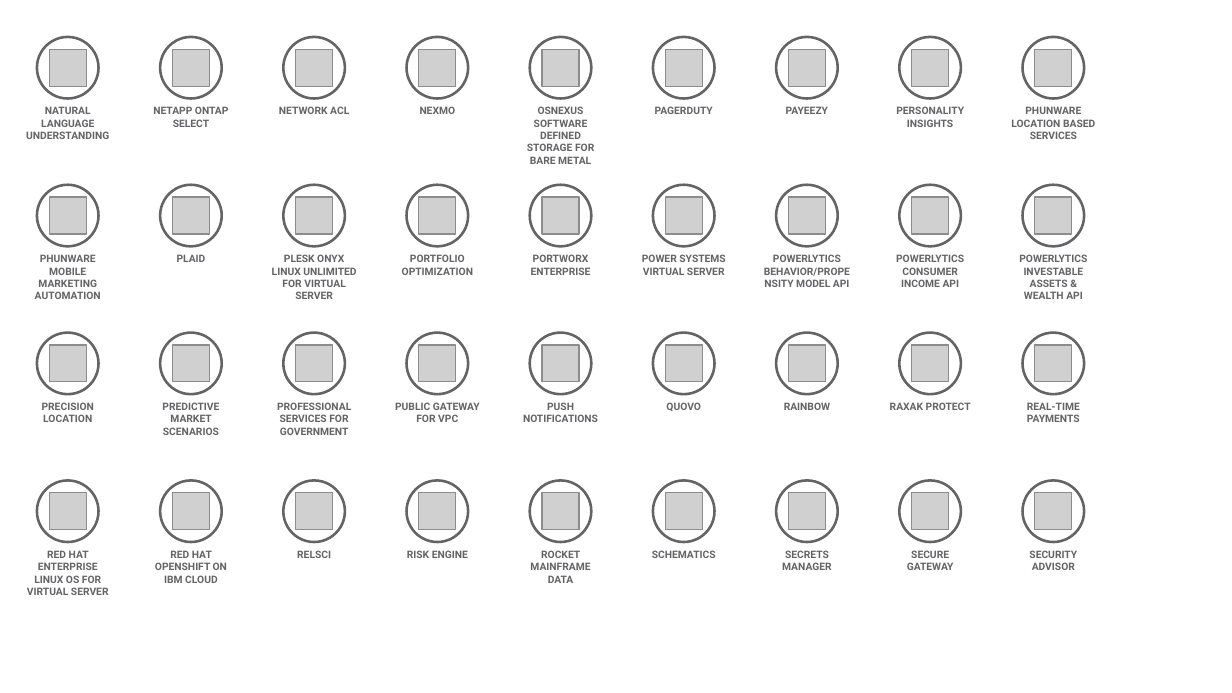
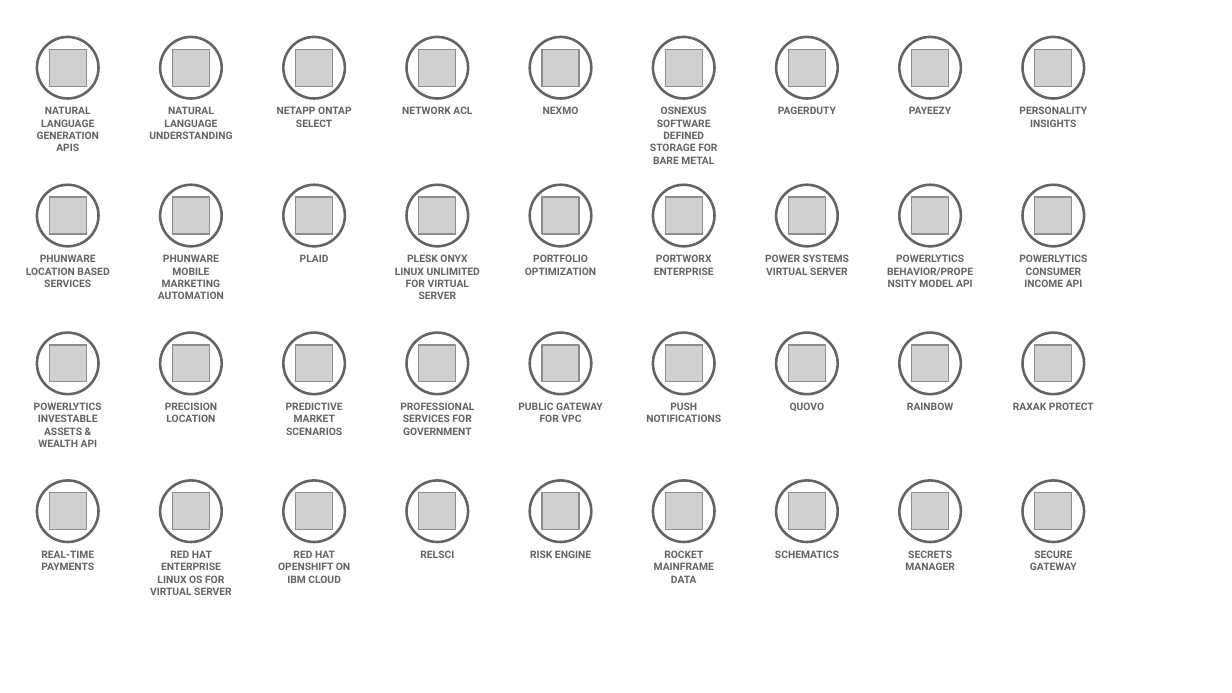
Before and after one commit to l2fprod/myarchitecture, a slide deck: slide 7 of mycatalog-architecture-diagram-template.pptx. Drawn at 1232x693 pixels with LibreOffice and Linux fonts; fonts in the diff are those of the drawing; grey boxes stand for pictures. Boxes give left, top, right and bottom in pixels: in the first picture for what was removed or moved away, otherwise in the second. Text is boxed around its words. In the diff, an @@ line names an element or a change of style, - is before the commit and + after.

```diff
--- a/mycatalog-architecture-diagram-template.pptx
+++ b/mycatalog-architecture-diagram-template.pptx
@@ text at [37, 106, 99, 151]: text changed @@
-NATURAL LANGUAGE UNDERSTANDING
+NATURAL LANGUAGE GENERATION APIS
@@ text added at [149, 106, 232, 139], 6 pt, text #646365, bold @@
+NATURAL LANGUAGE UNDERSTANDING
@@ text "PHUNWARE LOCATION BASED SERVICES": place and size @@
-text "PHUNWARE LOCATION BASED SERVICES" at [1011, 106, 1095, 139]
+text "PHUNWARE LOCATION BASED SERVICES" at [26, 254, 109, 287]
@@ text removed at [764, 254, 850, 287] @@
-POWERLYTICS BEHAVIOR/PROPENSITY MODEL API
@@ text at [887, 254, 973, 287]: text changed @@
-POWERLYTICS CONSUMER INCOME API
+POWERLYTICS BEHAVIOR/PROPENSITY MODEL API
@@ text at [1019, 254, 1087, 287]: text changed @@
-POWERLYTICS INVESTABLE ASSETS & WEALTH API
+POWERLYTICS CONSUMER INCOME API
@@ text added at [34, 402, 102, 447], 6 pt, text #646365, bold @@
+POWERLYTICS INVESTABLE ASSETS & WEALTH API
@@ text "REAL-TIME PAYMENTS": place and size @@
-text "REAL-TIME PAYMENTS" at [1027, 402, 1080, 422]
+text "REAL-TIME PAYMENTS" at [41, 550, 94, 570]
@@ 29 texts: place and size @@
-29 texts at [27, 106, 971, 595]
+29 texts at [150, 106, 1094, 595]
@@ text removed at [1029, 550, 1077, 570] @@
-SECURITY ADVISOR
```
Also in this commit, not shown: 4 other slides changed, 1 other file.
